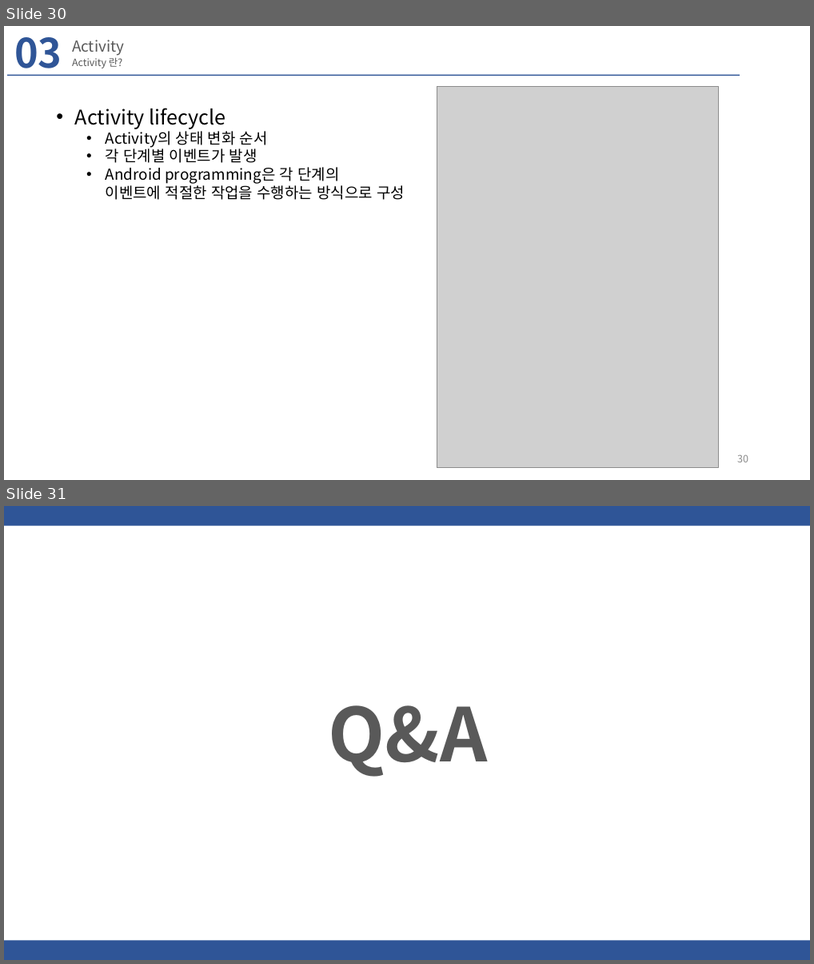
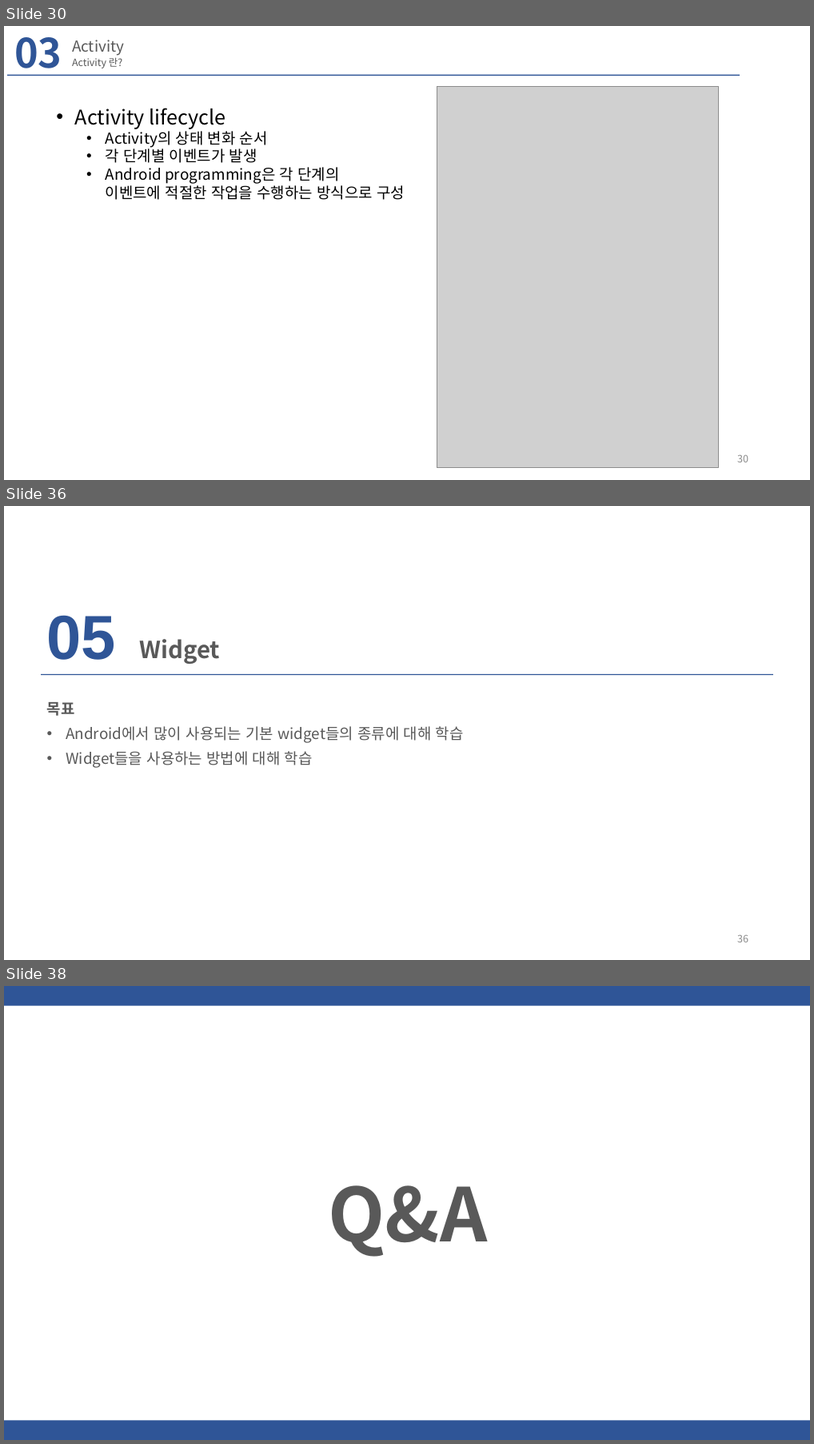
Before and after one commit to hyeonsanghwang/Lab_study, a slide deck: PPT/카메라 기반 실시간 영상처리 기능을 포함한 안드로이드 앱 개발 01.pptx. Shown one above the other, each under a label of ours: slides 30 and 31 before the commit, slides 30, 36 and 38 after it; the slides between them are not shown. The pictures are 814x964 and 814x1444 pixels, drawn with LibreOffice and Linux fonts; fonts in the diff are those of the drawing; grey boxes stand for pictures; background and template pictures are left out. Boxes give left, top, right and bottom in pixels: in the first picture for what was removed or moved away, otherwise in the second. Text is boxed around its words. In the diff, an @@ line names an element or a change of style, - is before the commit and + after.

```diff
--- a/PPT/카메라 기반 실시간 영상처리 기능을 포함한 안드로이드 앱 개발 01.pptx
+++ b/PPT/카메라 기반 실시간 영상처리 기능을 포함한 안드로이드 앱 개발 01.pptx
@@ slide 36 added at box(4, 506, 810, 960), background #FFFFFF @@
@@ text added at box(47, 615, 116, 660), 74 pt, text #2F5597, bold @@
+05
@@ text added at box(139, 639, 220, 664), 28 pt, text #595959, bold @@
+Widget
@@ rectangle added at box(41, 674, 774, 676), fill #2F5597 @@
@@ text added at box(47, 702, 464, 768), 18 pt, text #595959 @@
+목표
+• Android에서 많이 사용되는 기본 widget들의 종류에 대해 학습
+• Widget들을 사용하는 방법에 대해 학습
@@ page number added at box(738, 935, 749, 942), 12 pt, text #8C8C8C @@
+36
@@ what was slide 31 is now slide 38 @@
```
Also in this commit, not shown: 6 other slides added.
